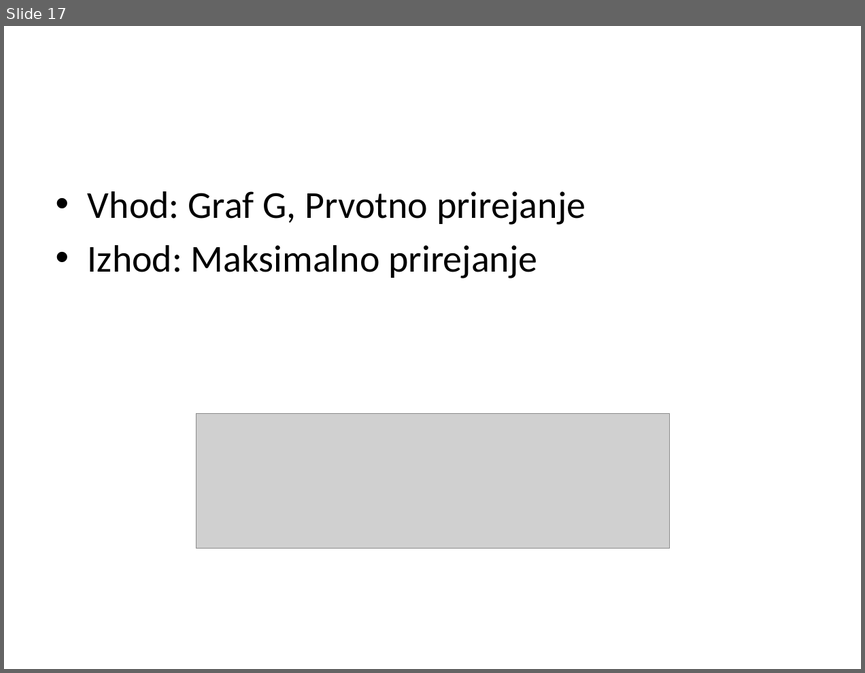
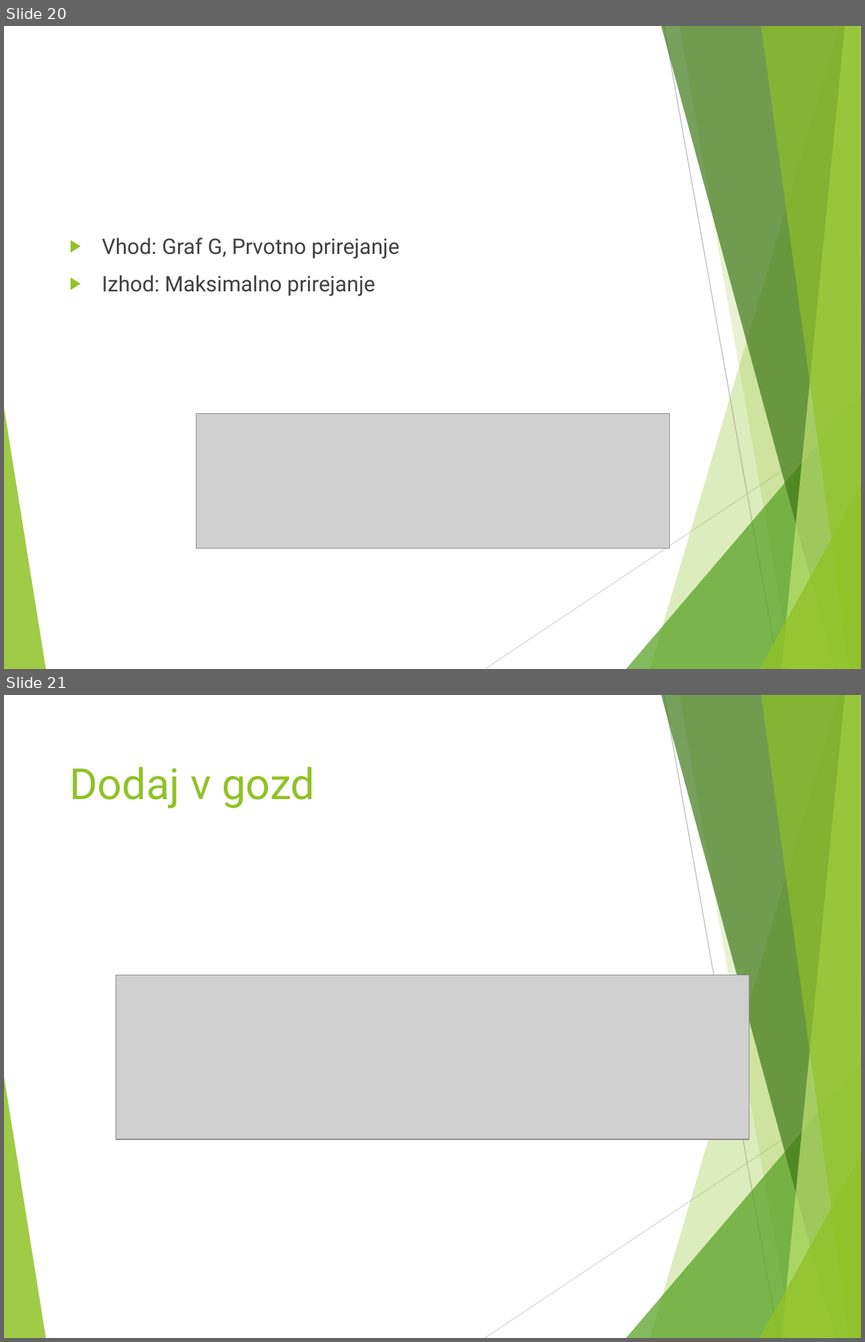
Before and after one commit to ZigaMr/BlossomAlgoritem, a slide deck: Blossomov algoritem.pptx. Shown one above the other, each under a label of ours: slide 17 before the commit, slides 20 and 21 after it. The pictures are 865x673 and 865x1342 pixels, drawn with LibreOffice and Linux fonts; fonts in the diff are those of the drawing; grey boxes stand for pictures. Boxes give left, top, right and bottom in pixels: in the first picture for what was removed or moved away, otherwise in the second. Text is boxed around its words. In the diff, an @@ line names an element or a change of style, - is before the commit and + after.

```diff
--- a/Blossomov algoritem.pptx
+++ b/Blossomov algoritem.pptx
@@ slide 21 added at [4, 695, 861, 1338], background #FFFFFF; not listed: 10 template elements that a slide beside it also shows @@
@@ title added at [70, 766, 315, 809], 36 pt, text #90C226 @@
+Dodaj v gozd
@@ picture added at [116, 975, 749, 1140] @@
@@ what was slide 17 is now slide 20 @@
@@ slide 20 changed as well @@
@@ text "Vhod: Graf G, Prvotno prirejanje": place and size @@
-text "Vhod: Graf G, Prvotno prirejanje" at [88, 191, 585, 278]
+text "Vhod: Graf G, Prvotno prirejanje" at [102, 237, 399, 296]
@@ text "Vhod: Graf G, Prvotno prirejanje" at [102, 237, 399, 296]: size 32 to 18 pt, font Calibri to Roboto, text colour #000000 to #404040; bullet • to ▶; more space between paragraphs @@
@@ group added at [4, 26, 861, 669]: 8 freeform shapes, 2 lines @@
```
Also in this commit, not shown: 24 other slides changed, 6 other slides added, 1 slide removed, 1 other file.
